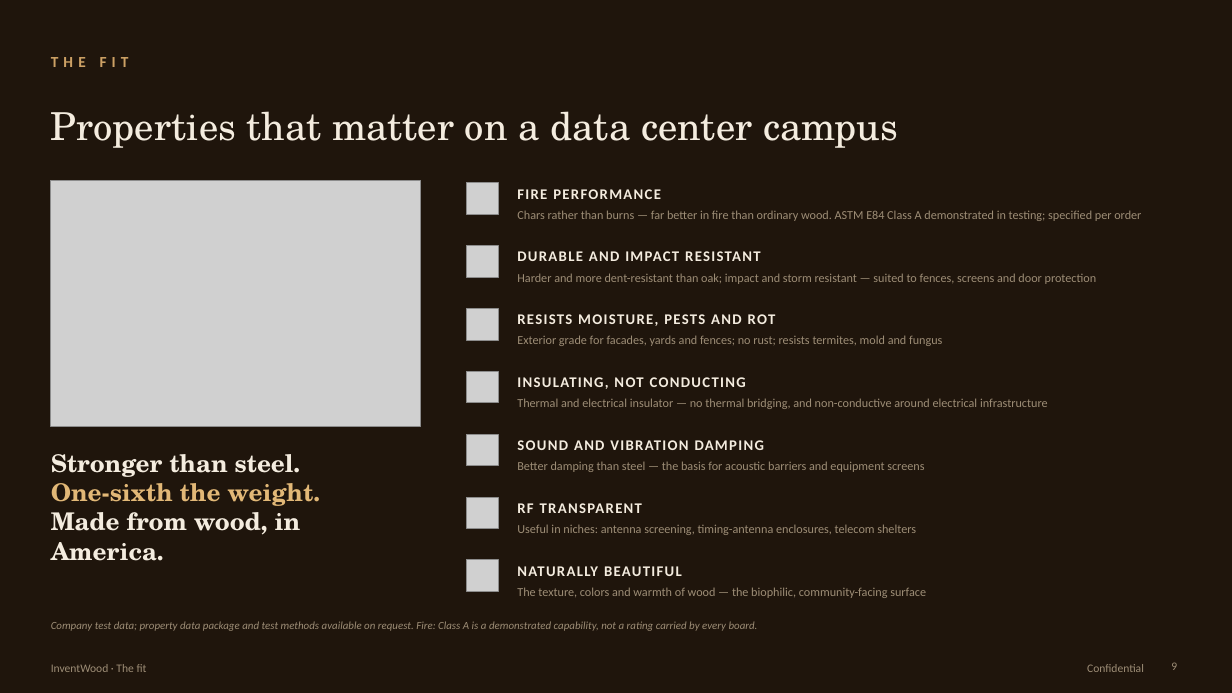
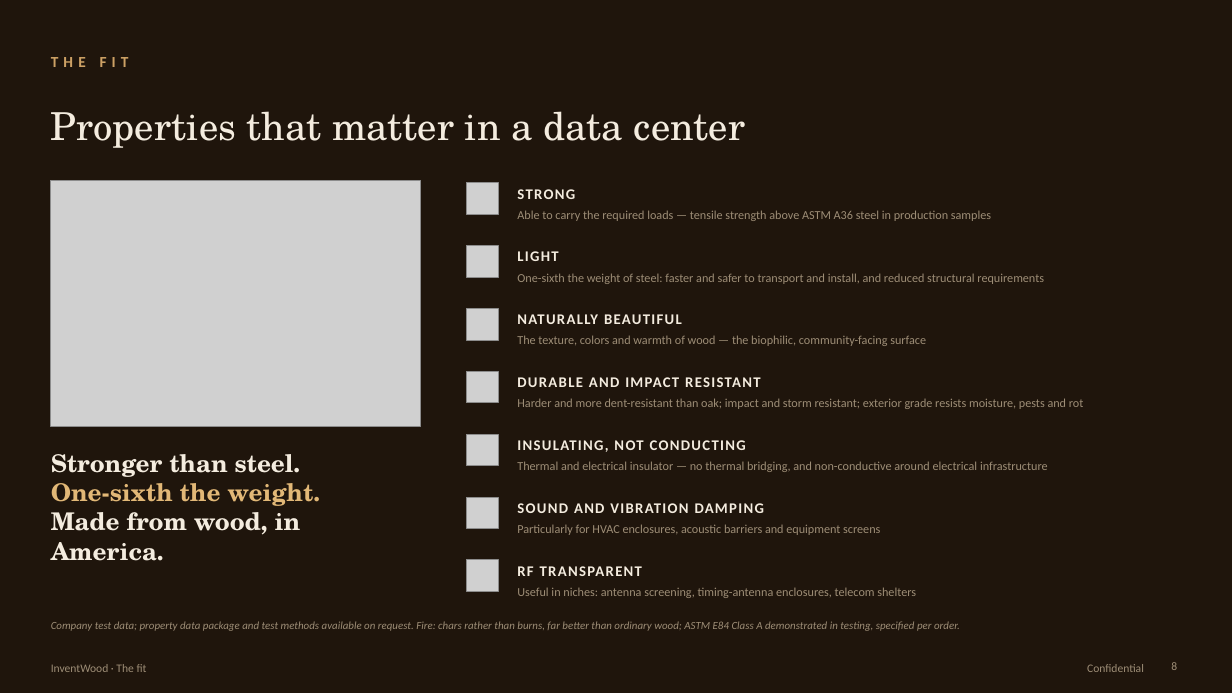
Before and after one commit to alau-hi/decks, a slide deck: slide 8 of superwood-datacenter-investor/SUPERWOOD-for-Data-Centers-Companion.pptx (slide 9 before the commit). Drawn at 1232x693 pixels with LibreOffice and Linux fonts; fonts in the diff are those of the drawing; grey boxes stand for pictures. Boxes give left, top, right and bottom in pixels: in the first picture for what was removed or moved away, otherwise in the second. Text is boxed around its words. In the diff, an @@ line names an element or a change of style, - is before the commit and + after.

```diff
--- a/superwood-datacenter-investor/SUPERWOOD-for-Data-Centers-Companion.pptx
+++ b/superwood-datacenter-investor/SUPERWOOD-for-Data-Centers-Companion.pptx
@@ text at [51,111,745,148]: text changed @@
-Properties that matter on a data center campus
+Properties that matter in a data center
@@ text at [517,189,575,199]: text changed @@
-FIRE PERFORMANCE
+STRONG
@@ text at [517,210,991,221]: text changed @@
-Chars rather than burns — far better in fire than ordinary wood. ASTM E84 Class A demonstrated in testing; specified per order
+Able to carry the required loads — tensile strength above ASTM A36 steel in production samples
@@ text at [517,251,558,261]: text changed @@
-DURABLE AND IMPACT RESISTANT
+LIGHT
@@ text at [517,273,1044,284]: text changed @@
-Harder and more dent-resistant than oak; impact and storm resistant — suited to fences, screens and door protection
+One-sixth the weight of steel: faster and safer to transport and install, and reduced structural requirements
@@ text at [517,314,682,324]: text changed @@
-RESISTS MOISTURE, PESTS AND ROT
+NATURALLY BEAUTIFUL
@@ text at [517,335,926,346]: text changed @@
-Exterior grade for facades, yards and fences; no rust; resists termites, mold and fungus
+The texture, colors and warmth of wood — the biophilic, community-facing surface
@@ text added at [517,377,760,387], 11.5 pt, text #F4ECDF, bold @@
+DURABLE AND IMPACT RESISTANT
@@ text added at [517,398,1084,409], 9.5 pt, text #9D8D76 @@
+Harder and more dent-resistant than oak; impact and storm resistant; exterior grade resists moisture, pests and rot
@@ text "Thermal and electrical insulator — ...": place and size @@
-text "Thermal and electrical insulator — ..." at [517,398,1048,409]
+text "Thermal and electrical insulator — ..." at [517,461,1048,472]
@@ text "SOUND AND VIBRATION DAMPING": place and size @@
-text "SOUND AND VIBRATION DAMPING" at [517,440,764,450]
+text "SOUND AND VIBRATION DAMPING" at [517,503,764,513]
@@ text at [517,524,880,535]: text changed @@
-Better damping than steel — the basis for acoustic barriers and equipment screens
+Particularly for HVAC enclosures, acoustic barriers and equipment screens
@@ text removed at [517,566,682,576] @@
-NATURALLY BEAUTIFUL
@@ 3 texts: place and size @@
-3 texts at [517,377,916,535]
+3 texts at [517,440,916,598]
@@ text removed at [517,587,926,598] @@
-The texture, colors and warmth of wood — the biophilic, community-facing surface
@@ text at [51,621,960,631]: text changed @@
-Company test data; property data package and test methods available on request. Fire: Class A is a demonstrated capability, not a rating carried by every board.
+Company test data; property data package and test methods available on request. Fire: chars rather than burns, far better than ordinary wood; ASTM E84 Class A demonstrated in testing, specified per order.
```
Also in this commit, not shown: 17 other slides changed, 2 slides added, 3 slides removed, 13 other files.
